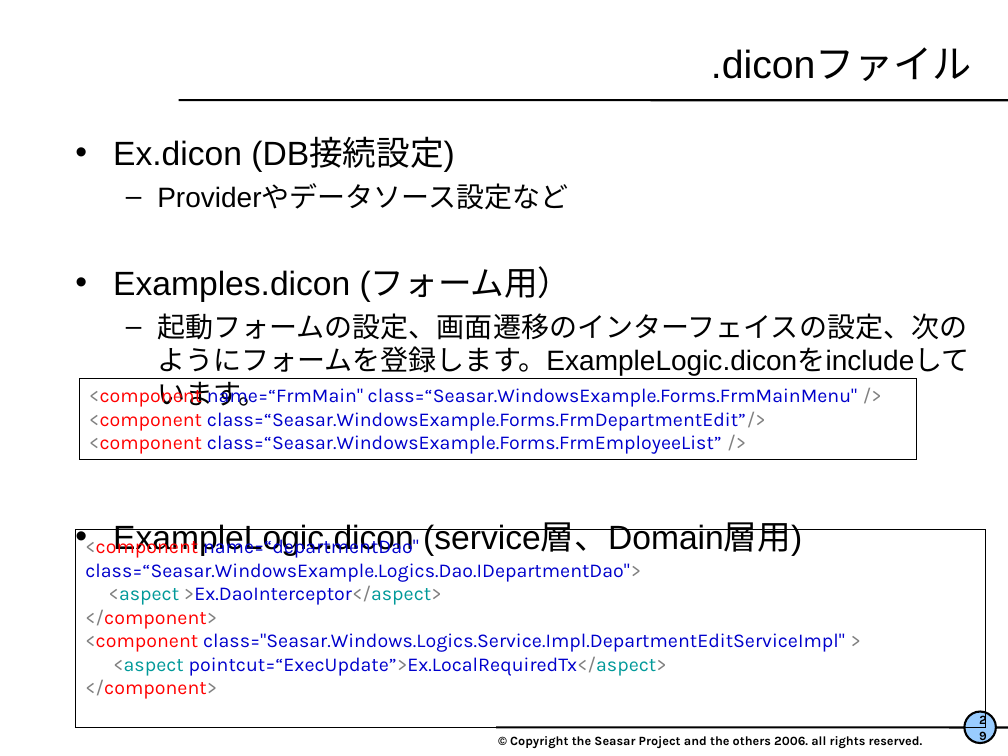
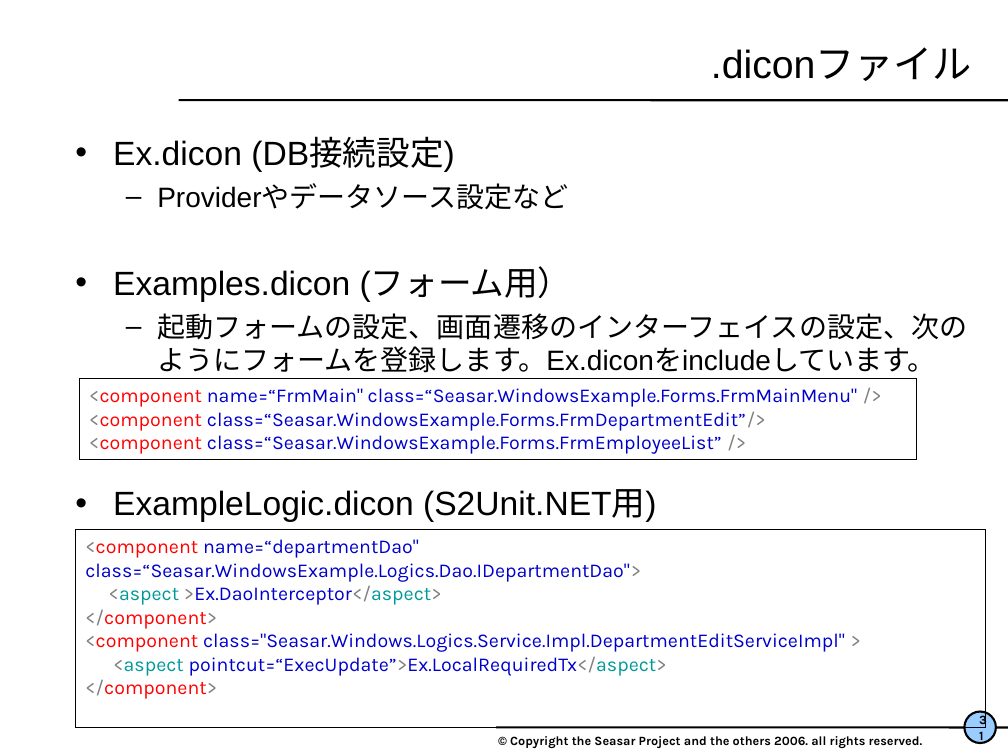
Before and after one commit to seasarorg/s2container.net, a slide deck: slide 31 of s2container.net-example/S2FormExample/WindowsFormサンプル解説.ppt (slide 29 before the commit). Drawn at 1008x756 pixels with LibreOffice and Linux fonts; fonts in the diff are those of the drawing; background and template pictures are left out. Boxes give left, top, right and bottom in pixels: in the first picture for what was removed or moved away, otherwise in the second. Text is boxed around its words. In the diff, an @@ line names an element or a change of style, - is before the commit and + after.

```diff
--- a/s2container.net-example/S2FormExample/WindowsFormサンプル解説.ppt
+++ b/s2container.net-example/S2FormExample/WindowsFormサンプル解説.ppt
@@ text at [113,313,967,522]: text changed @@
-  – 起動フォームの設定、画面遷移のインターフェイスの設定、次のようにフォームを登録します。ExampleLogic.diconをincludeしています。
-• ExampleLogic.dicon (service層、Domain層用)
+  – 起動フォームの設定、画面遷移のインターフェイスの設定、次のようにフォームを登録します。Ex.diconをincludeしています。
+• ExampleLogic.dicon (S2Unit.NET用)
@@ page number at [969,713,991,741]: text changed @@
-29
+31
```
Also in this commit, not shown: 14 other slides changed, 2 slides added.
